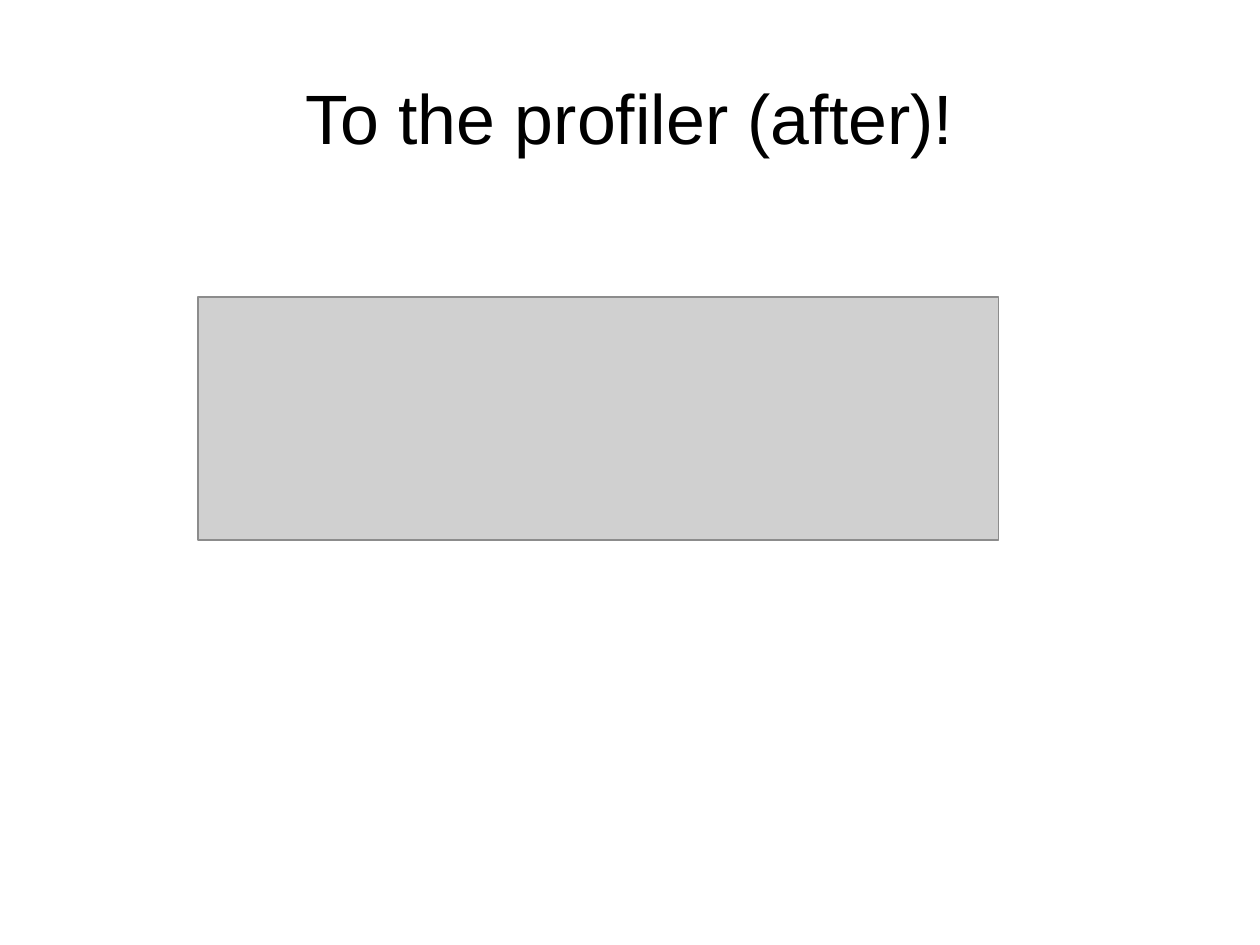
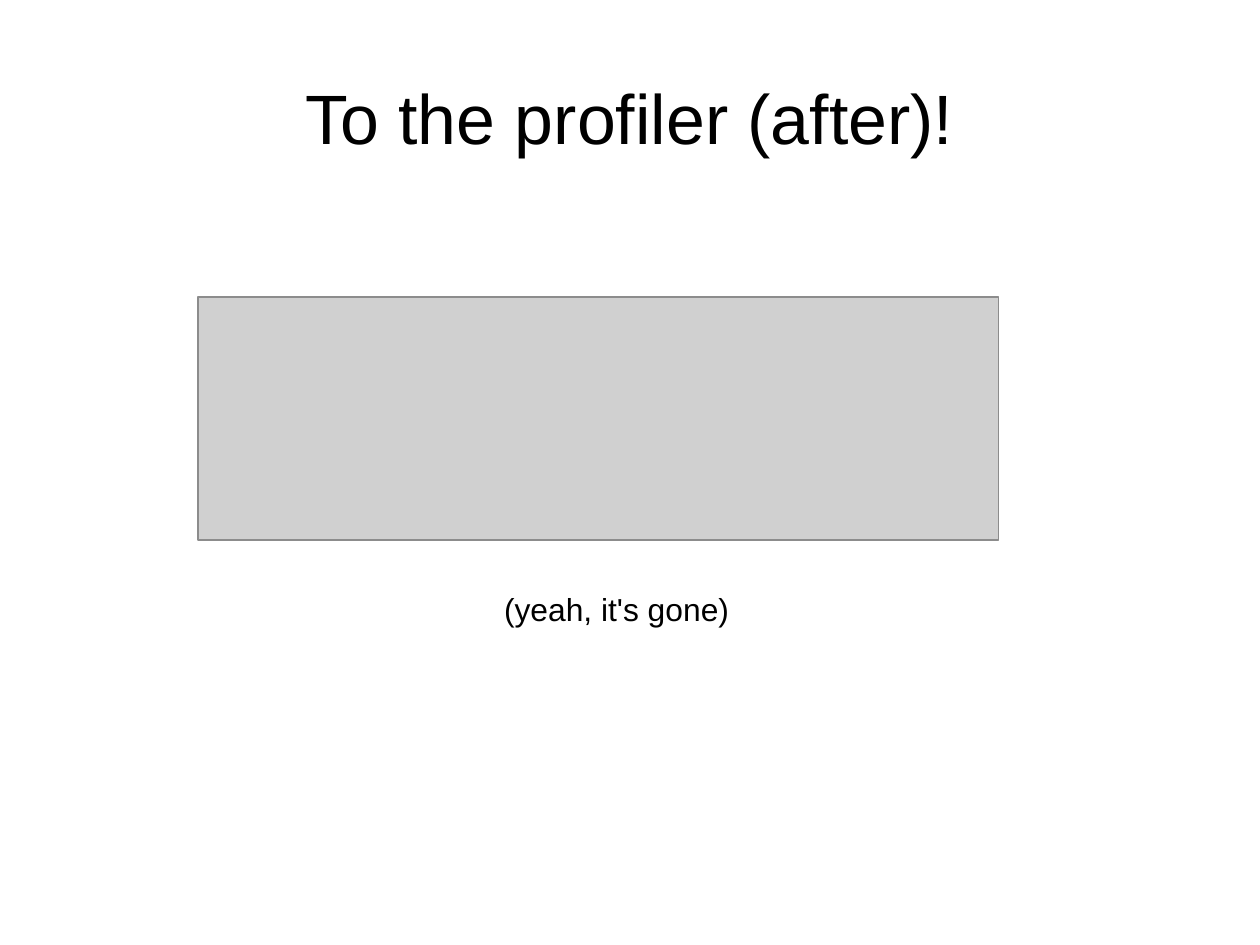
Before and after one commit to robashton/wabs, a slide deck: slide 35 of presentation.odp. Drawn at 1260x945 pixels with LibreOffice and Linux fonts; fonts in the diff are those of the drawing; grey boxes stand for pictures. Boxes give left, top, right and bottom in pixels: in the first picture for what was removed or moved away, otherwise in the second. Text is boxed around its words. In the diff, an @@ line names an element or a change of style, - is before the commit and + after.

```diff
--- a/presentation.odp
+++ b/presentation.odp
@@ text added at (504, 598, 729, 627), 20 pt, text #000000 @@
+(yeah, it's gone)
```
Also in this commit, not shown: 9 slides added, 6 other files.
